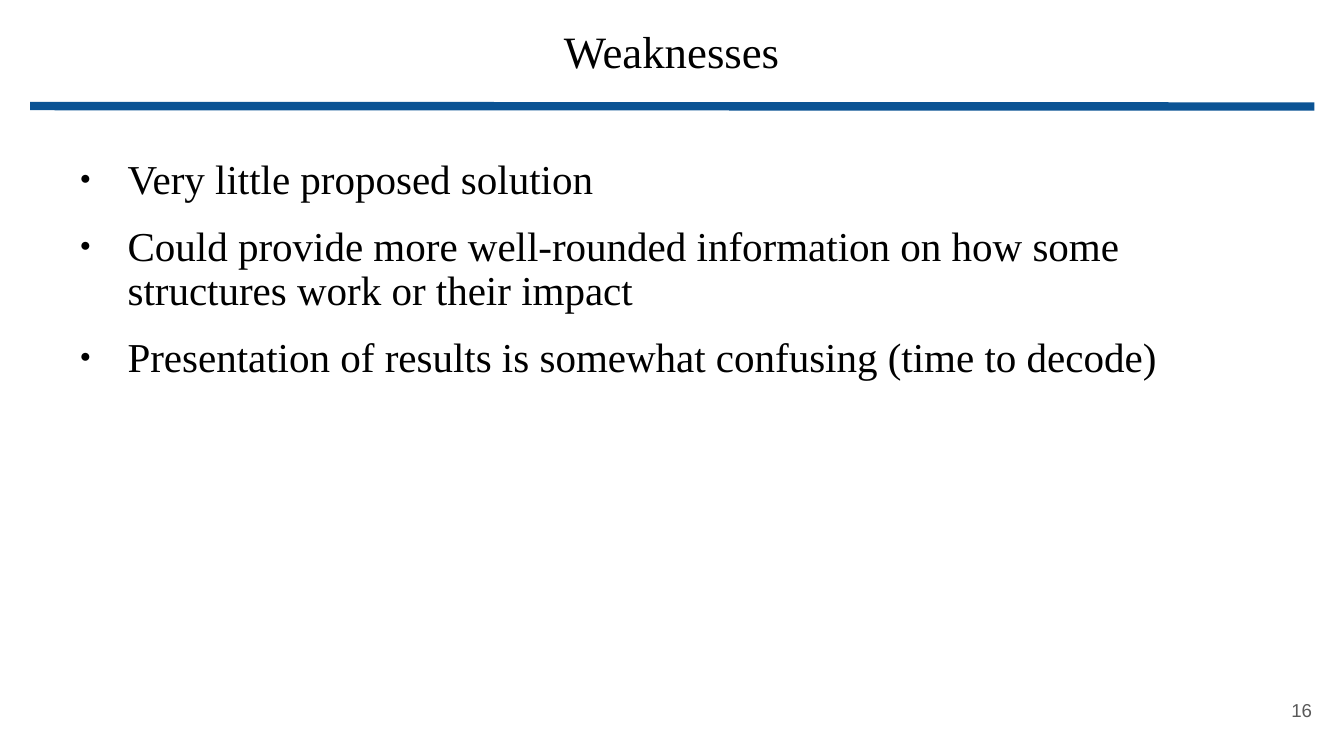
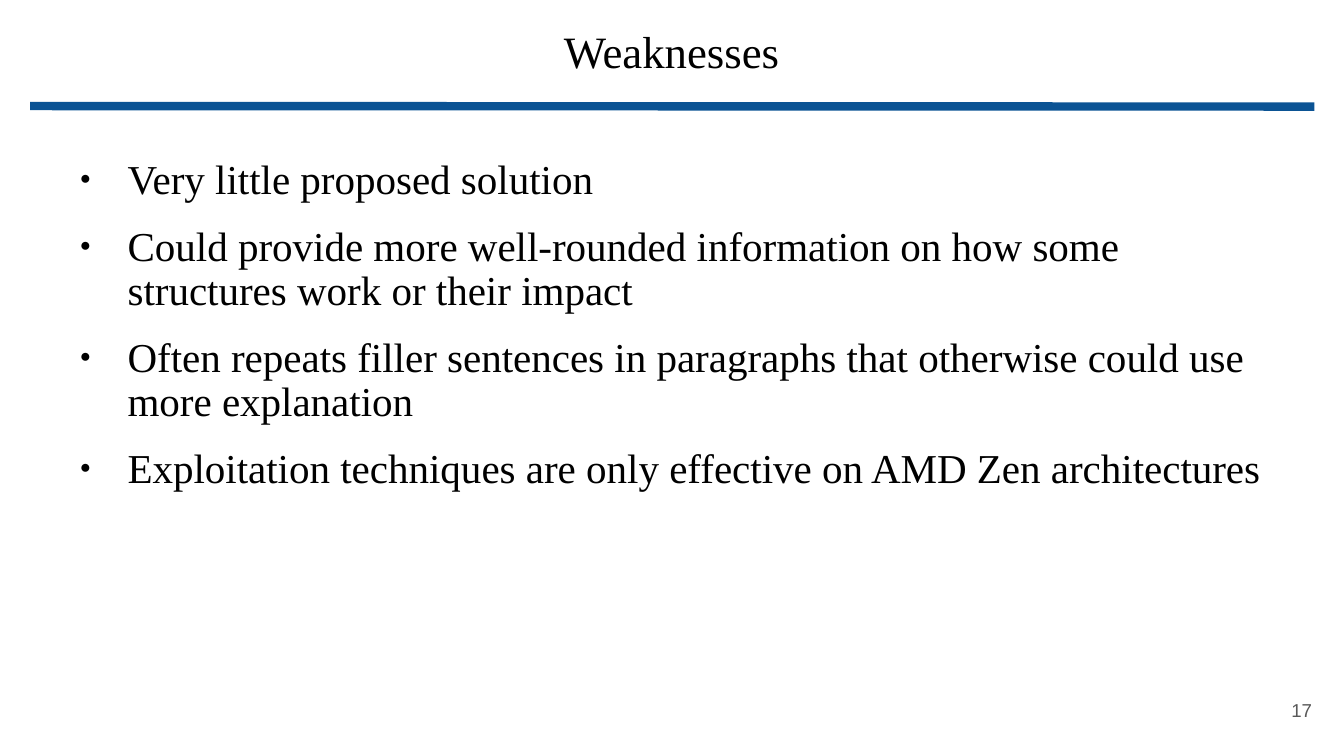
Before and after one commit to wbuz24/grad-research, a slide deck: slide 17 of presentations/Phantom.pptx (slide 16 before the commit). Drawn at 1344x756 pixels with LibreOffice and Linux fonts; fonts in the diff are those of the drawing. Boxes give left, top, right and bottom in pixels: in the first picture for what was removed or moved away, otherwise in the second. Text is boxed around its words. In the diff, an @@ line names an element or a change of style, - is before the commit and + after.

```diff
--- a/presentations/Phantom.pptx
+++ b/presentations/Phantom.pptx
@@ text at box(128, 343, 1260, 491): text changed @@
-● Presentation of results is somewhat confusing (time to decode)
+● Often repeats filler sentences in paragraphs that otherwise could use more explanation
+● Exploitation techniques are only effective on AMD Zen architectures
@@ page number at box(1291, 704, 1312, 717): text changed @@
-16
+17
```
Also in this commit, not shown: 4 other slides changed, 5 slides added, 5 slides removed.
